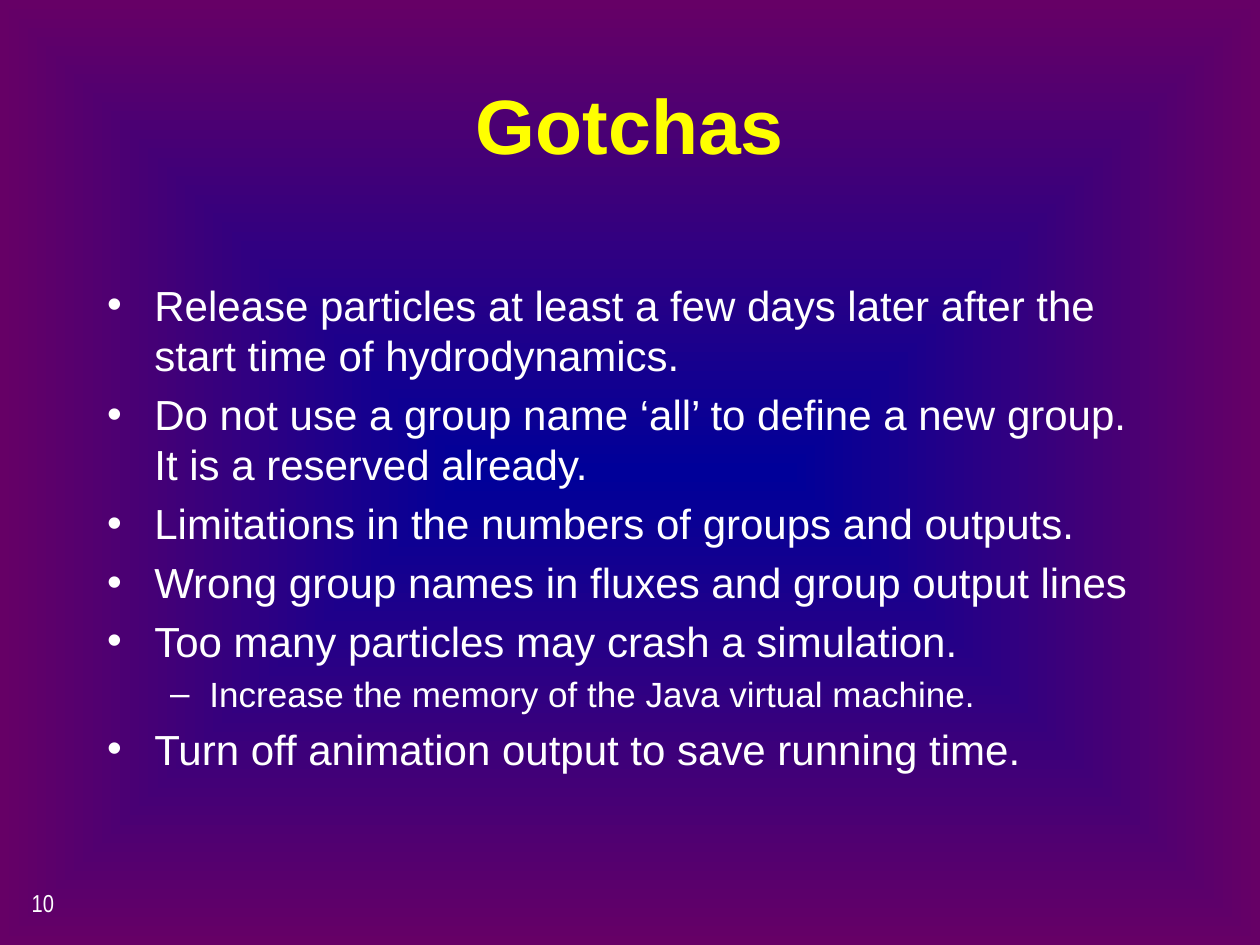
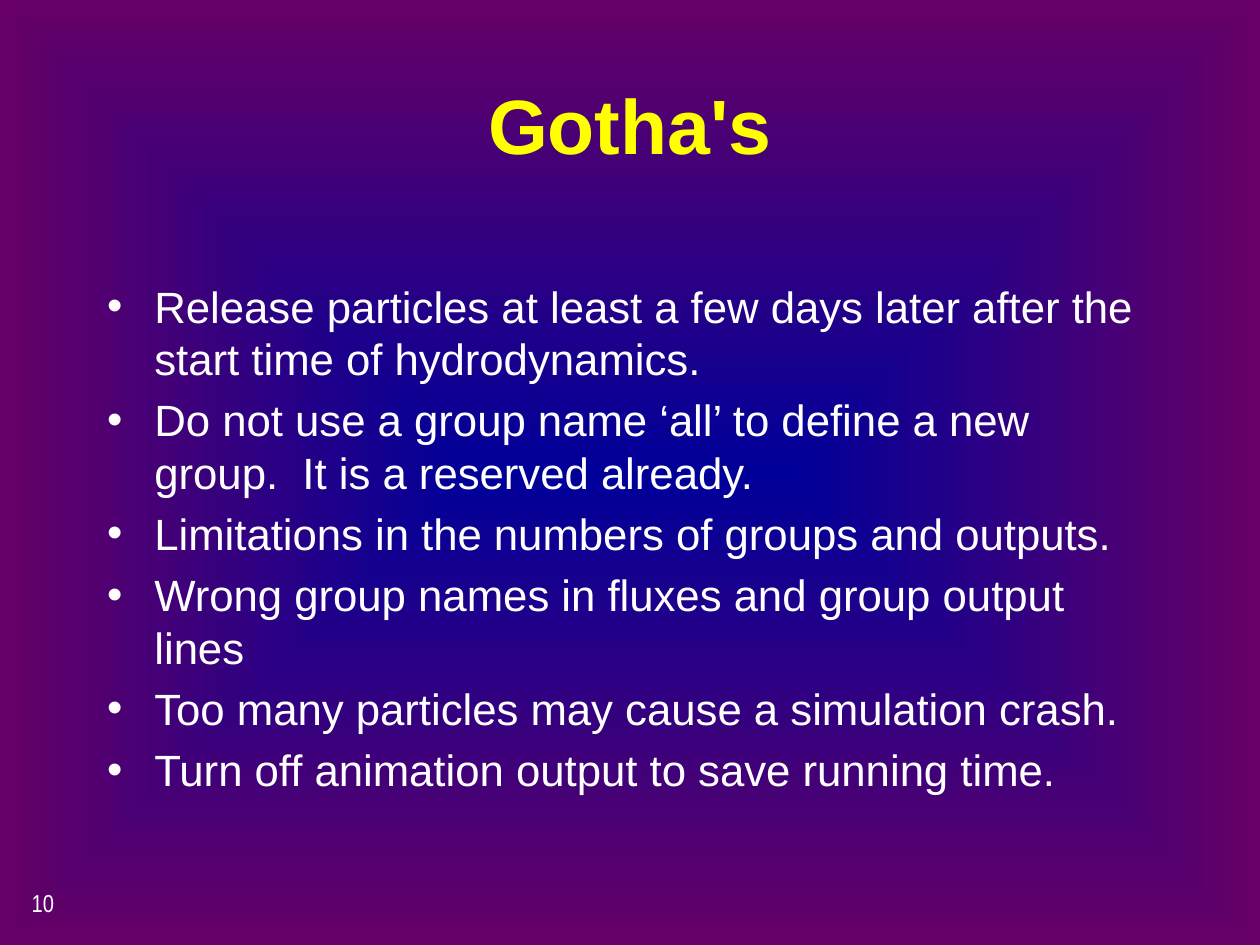
Before and after one commit to CADWRDeltaModeling/dsm2, a slide deck: slide 10 of dsm2/presentations/d2_ptm.pptx. Drawn at 1260x945 pixels with LibreOffice and Linux fonts; fonts in the diff are those of the drawing. Boxes give left, top, right and bottom in pixels: in the first picture for what was removed or moved away, otherwise in the second. Text is boxed around its words. In the diff, an @@ line names an element or a change of style, - is before the commit and + after.

Commit message:
Typo corrections and minor changes are made in the PTM slides.

Former-commit-id: c176362f5e04abba1a424de7edad85d437c87746

```diff
--- a/dsm2/presentations/d2_ptm.pptx
+++ b/dsm2/presentations/d2_ptm.pptx
@@ title at box(488, 98, 771, 155): text changed @@
-Gotchas
+Gotha's
@@ text at box(154, 291, 1133, 795): size 24 to 25 pt in "Release particles at least a few days ...", "Do not use a group name ‘all’ ...", "Limitations in the numbers of groups and ...", "Wrong group names in fluxes and group ..." and 1 more places @@
@@ text at box(154, 693, 1118, 734): text changed; size 20 to 25 pt @@
-• Too many particles may crash a simulation.
-  – Increase the memory of the Java virtual machine.
+• Too many particles may cause a simulation crash.
```
Also in this commit, not shown: 5 other slides changed.
